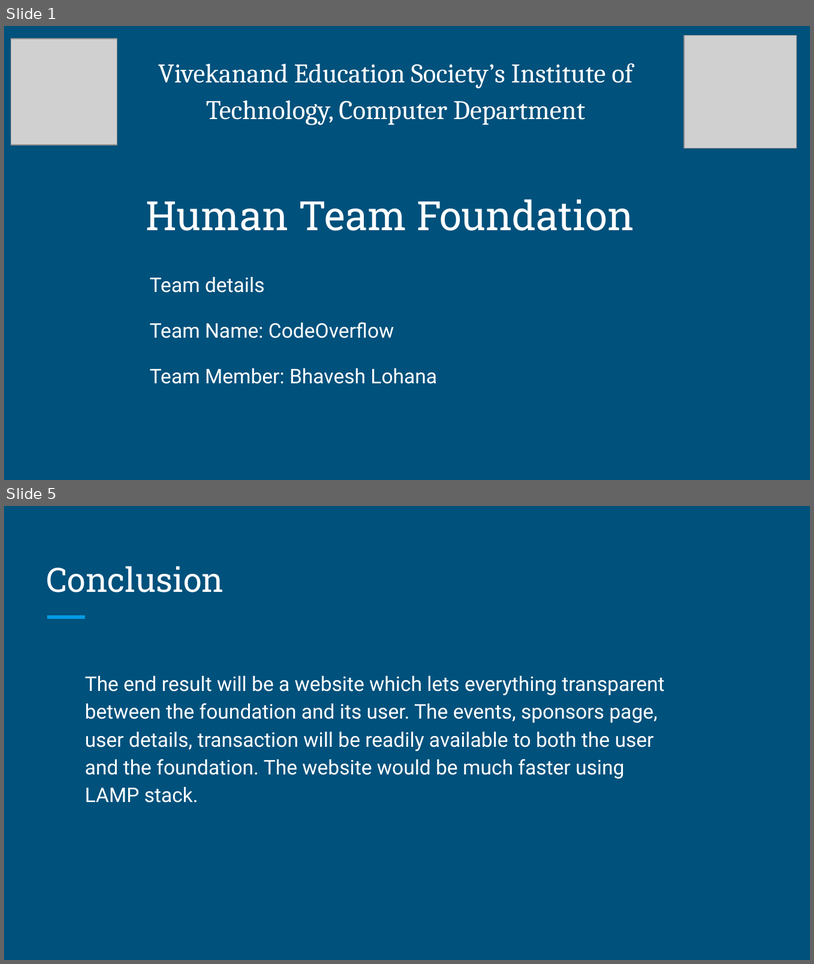
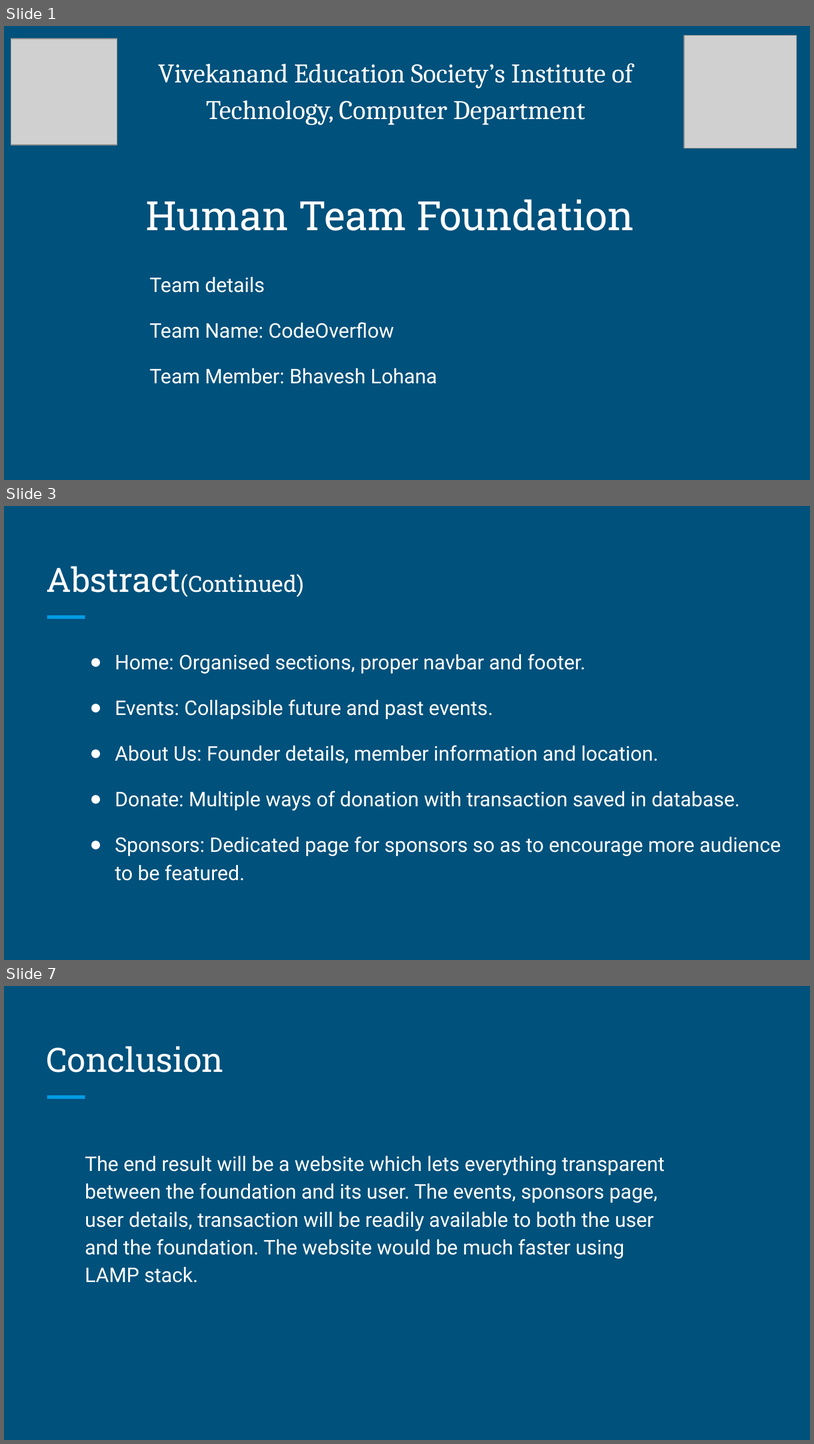
Before and after one commit to bhaveshlohana/humanteamwebsite, a slide deck: 112_Bhavesh Lohana_abstract.pptx. Shown one above the other, each under a label of ours: slides 1 and 5 before the commit, slides 1, 3 and 7 after it; the slides between them are not shown. The pictures are 814x964 and 814x1444 pixels, drawn with LibreOffice and Linux fonts; fonts in the diff are those of the drawing; grey boxes stand for pictures; background and template pictures are left out. Boxes give left, top, right and bottom in pixels: in the first picture for what was removed or moved away, otherwise in the second. Text is boxed around its words. In the diff, an @@ line names an element or a change of style, - is before the commit and + after.

```diff
--- a/112_Bhavesh Lohana_abstract.pptx
+++ b/112_Bhavesh Lohana_abstract.pptx
@@ slide 3 added at (x1=4, y1=506, x2=810, y2=960), background picture (left out); not listed: 1 template element that a slide beside it also shows @@
@@ title added at (x1=46, y1=566, x2=305, y2=597), 20 pt, text #FFFFFF @@
+Abstract(Continued)
@@ text added at (x1=115, y1=654, x2=782, y2=880), 18 pt, text #FFFFFF @@
+● Home: Organised sections, proper navbar and footer.
+● Events: Collapsible future and past events.
+● About Us: Founder details, member information and location.
+● Donate: Multiple ways of donation with transaction saved in database.
+● Sponsors: Dedicated page for sponsors so as to encourage more audience to be featured.
@@ what was slide 5 is now slide 7 @@
```
Also in this commit, not shown: 3 slides changed, 1 other slide added, 10 other files.
